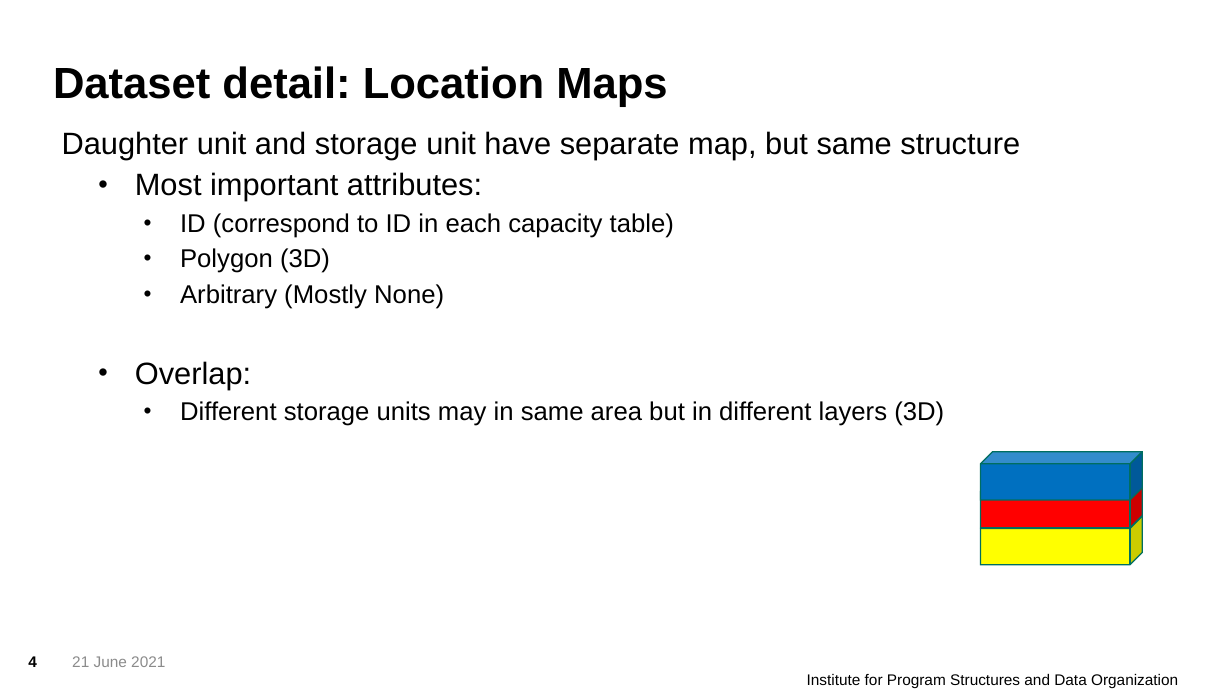
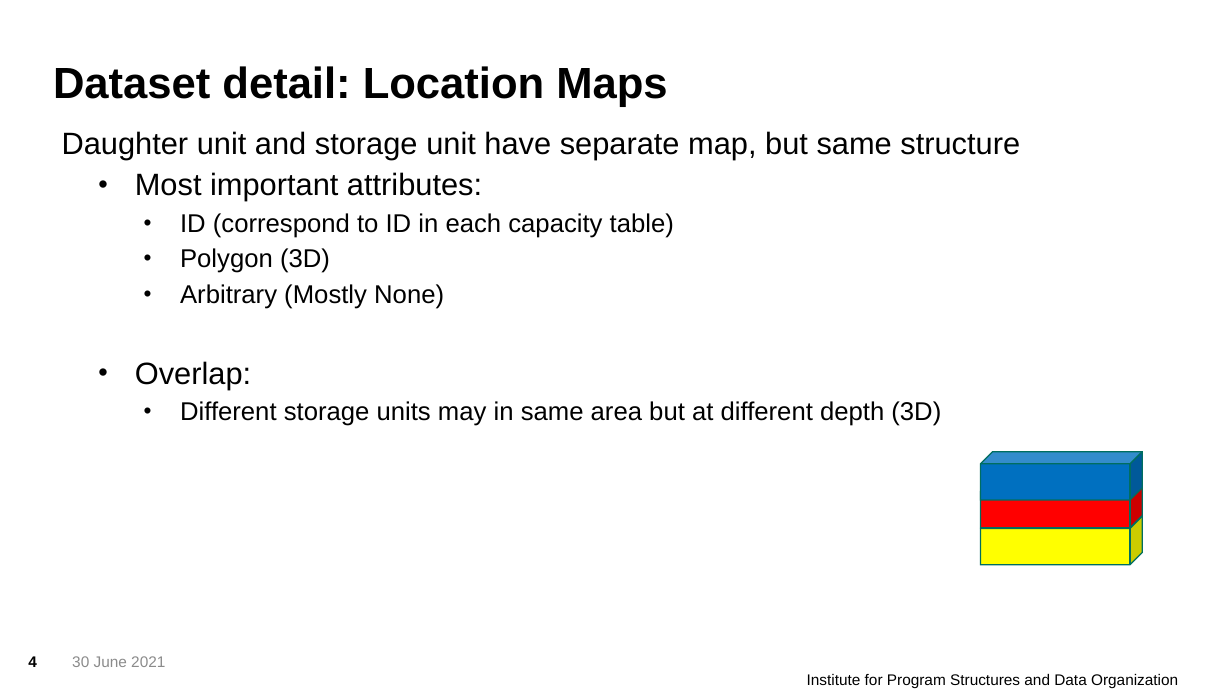
Before and after one commit to ericzhou571/Co2Storage, a slide deck: slide 4 of CO2Storage.pptx. Drawn at 1232x693 pixels with LibreOffice and Linux fonts; fonts in the diff are those of the drawing; background and template pictures are left out. Boxes give left, top, right and bottom in pixels: in the first picture for what was removed or moved away, otherwise in the second. Text is boxed around its words. In the diff, an @@ line names an element or a change of style, - is before the commit and + after.

```diff
--- a/CO2Storage.pptx
+++ b/CO2Storage.pptx
@@ text at (180,401,941,426): text changed @@
-    • Different storage units may in same area but in different layers (3D)
+    • Different storage units may in same area but at different depth (3D)
@@ text at (72,656,165,667): text changed @@
-21 June 2021
+30 June 2021
```
Also in this commit, not shown: 6 other slides changed, 2 slides removed, 44 other files.
